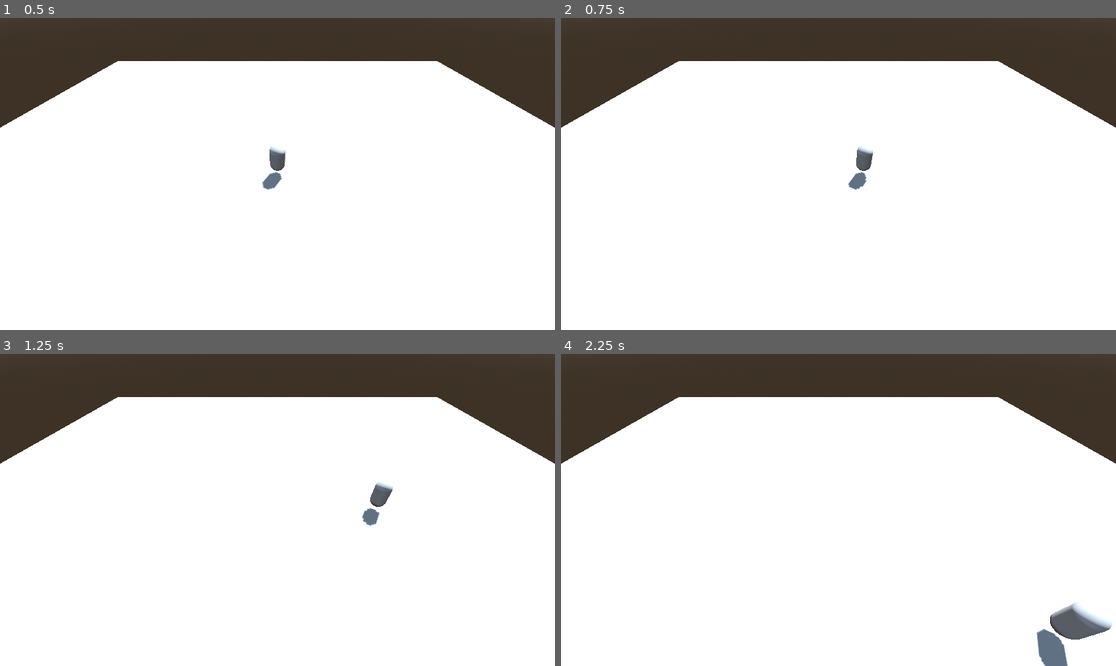
Above: before the commit, frames 1-4 (two rows, left to right).
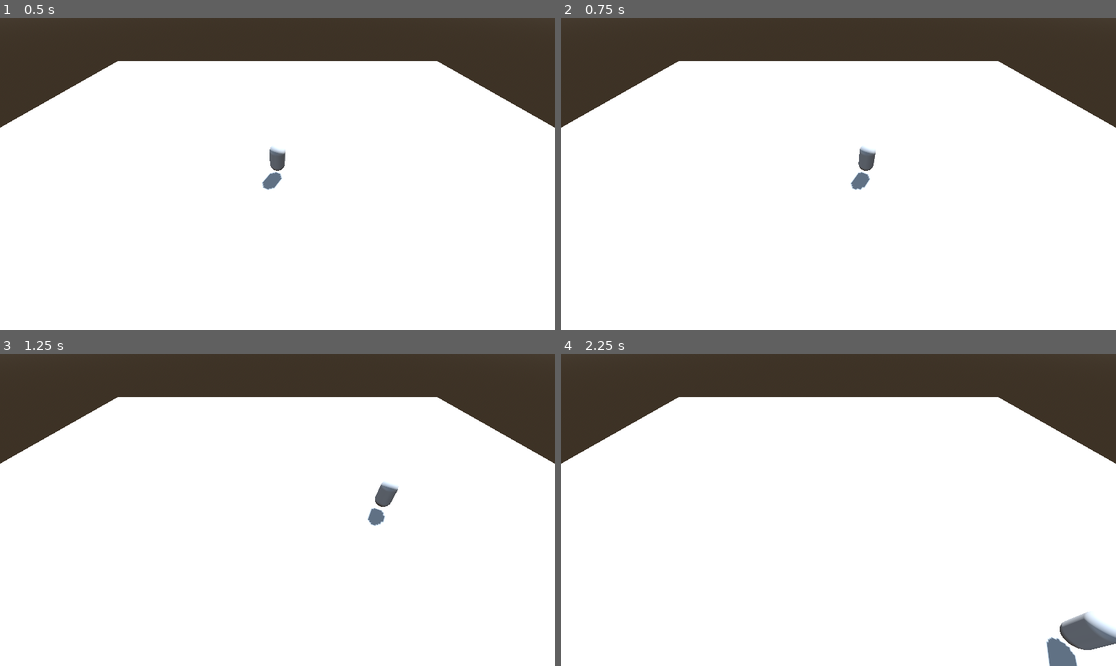
Above: after the commit, the same moments.

Repository: BobMervell/Second-Order-Dynamics
Game: Godot game, scene res://node_3d.tscn
Same seed, same stepped clock (60 frames per second), same inputs: the game is played once before the commit and once after it.
Inputs:
- Up to frame 1 (0.5 s): no input
- Up to frame 2 (0.75 s): tap Enter at 0.5 s; hold Right (ui_right) from 0.53 s (still down)
- Up to frame 3 (1.25 s): keep holding Right (ui_right)
- Up to frame 4 (2.25 s): release Right (ui_right) at 1.28 s; hold Down (ui_down) 1.28-2.03 s; hold Right (ui_right) from 2.03 s (still down)

Frame 1 is identical in both runs. In frame 2, 0.1% of the frame differs, in the area x 51-57%, y 40-56%; in frame 3, 0.3%; in frame 4, 1.2%, in the area x 85-100%, y 79-100%.

Commit message:
add readme images

Diff:
--- a/node_3d.tscn
+++ b/node_3d.tscn
@@ -39,8 +39,8 @@
 script = ExtResource("2_q5h5u")
 move_second_order_config = {
 "k": 1.0,
-"wo": 40.0,
-"xi": 1.0,
+"wo": 13.0,
+"xi": 0.04,
 "z": 0.0
 }
 
Binary file added: images/Omega0.png
Not shown, added: images/Omega0.png.import
Binary file added: images/gain.png
Not shown, added: images/gain.png.import
Binary file added: images/precision1.png
Not shown, added: images/precision1.png.import
Binary file added: images/precision2.png
Not shown, added: images/precision2.png.import
Binary file added: images/simulation_duration1.png
Not shown, added: images/simulation_duration1.png.import
Binary file added: images/simulation_duration2.png
Not shown, added: images/simulation_duration2.png.import
(and 12 more such lines)
